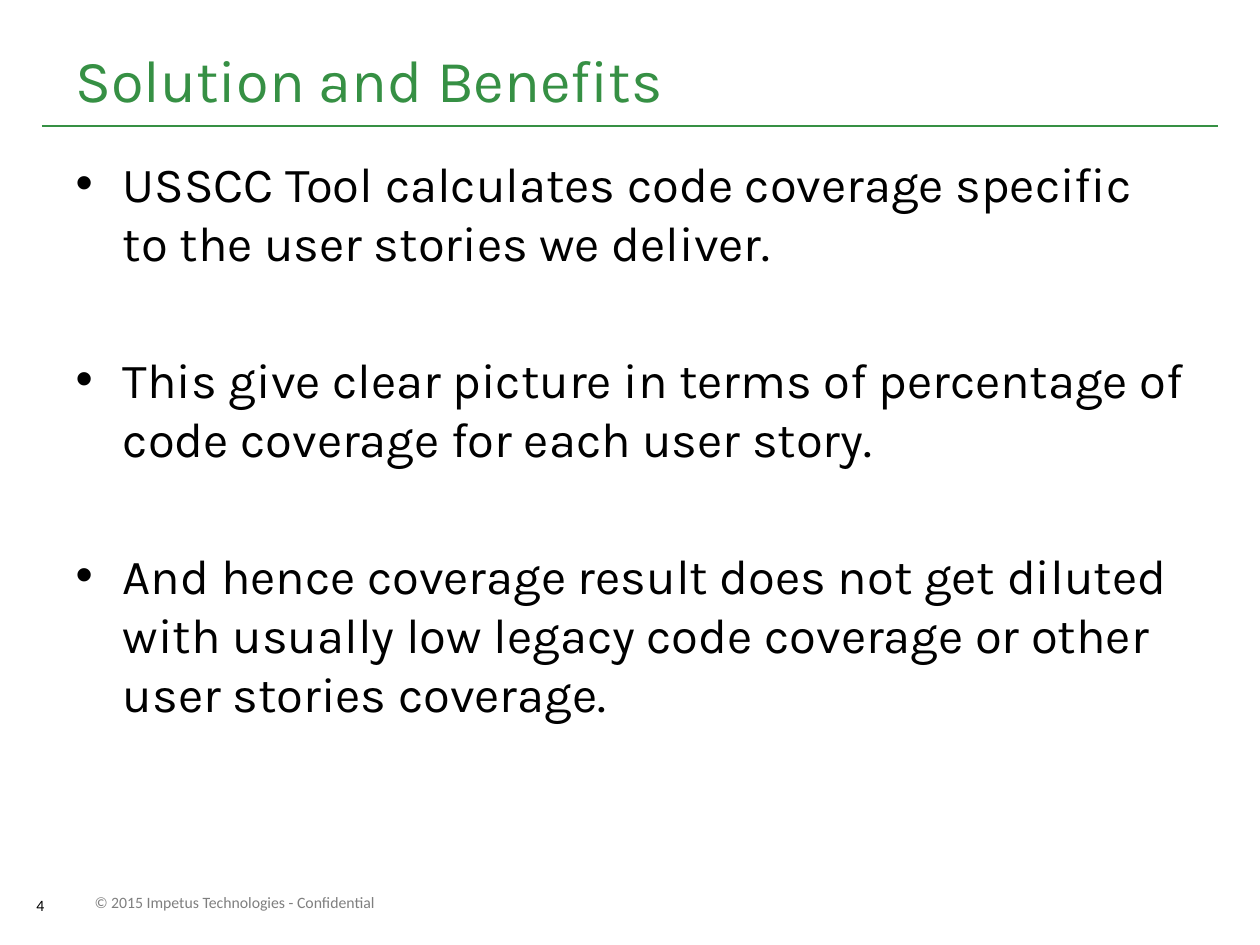
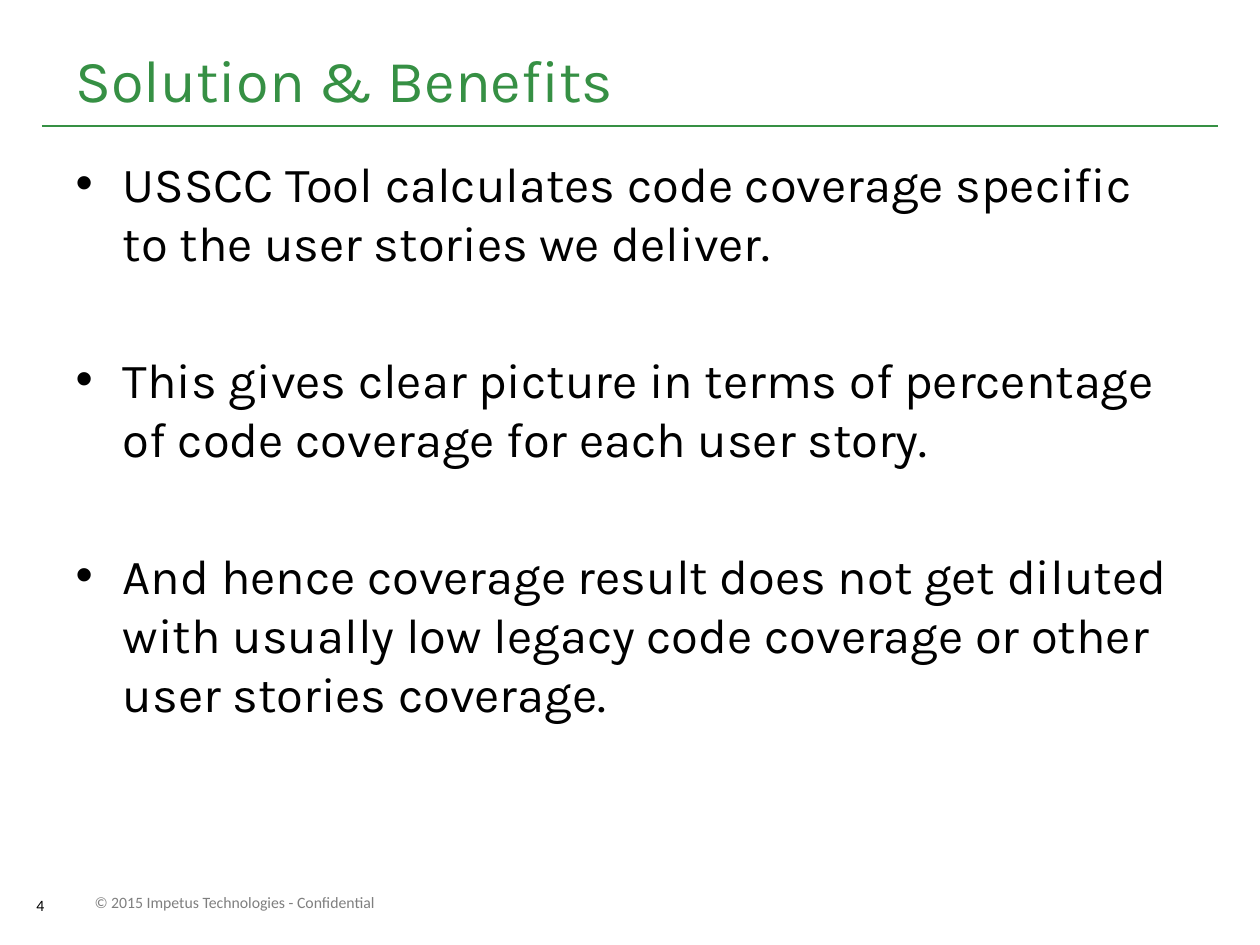
Before and after one commit to Impetus/couverture, a slide deck: slide 4 of USSCC_DOCUMENT/presentations/User Story Specific Code Coverage Tool.pptx. Drawn at 1260x945 pixels with LibreOffice and Linux fonts; fonts in the diff are those of the drawing; background and template pictures are left out. Boxes give left, top, right and bottom in pixels: in the first picture for what was removed or moved away, otherwise in the second. Text is boxed around its words. In the diff, an @@ line names an element or a change of style, - is before the commit and + after.

```diff
--- a/USSCC_DOCUMENT/presentations/User Story Specific Code Coverage Tool.pptx
+++ b/USSCC_DOCUMENT/presentations/User Story Specific Code Coverage Tool.pptx
@@ title at [76,61,613,103]: text changed @@
-Solution and Benefits
+Solution & Benefits
@@ text at [123,364,1153,469]: text changed @@
-• This give clear picture in terms of percentage of code coverage for each user story.
+• This gives clear picture in terms of percentage of code coverage for each user story.
```
Also in this commit, not shown: 1 other slide changed.
